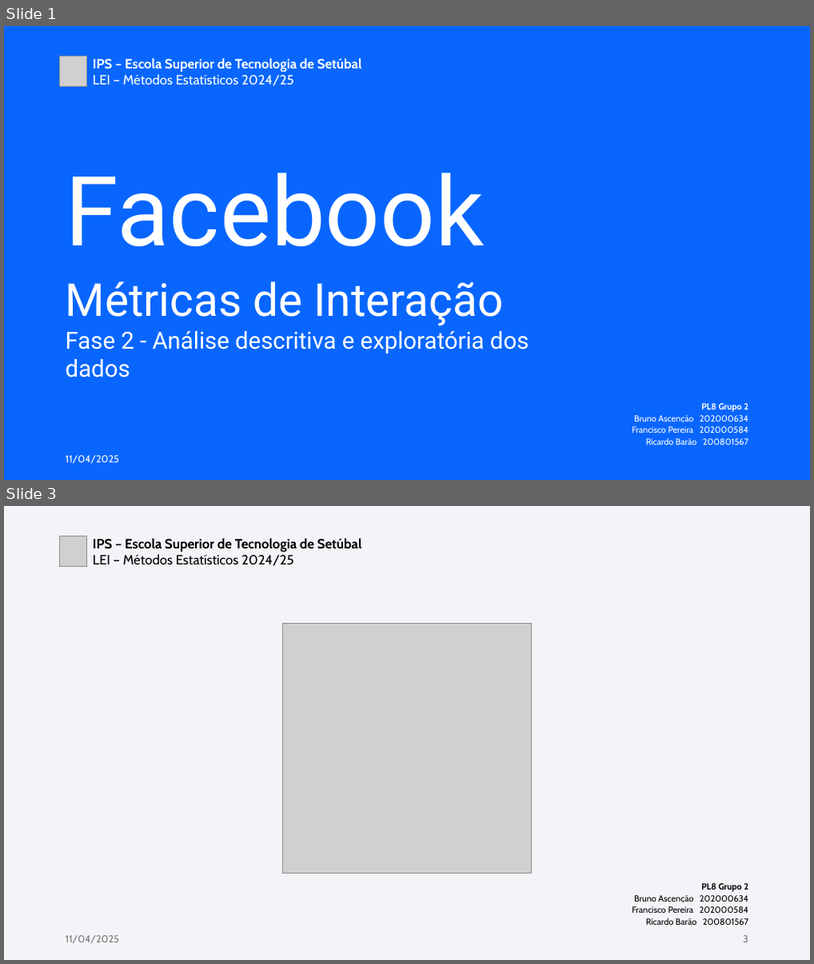
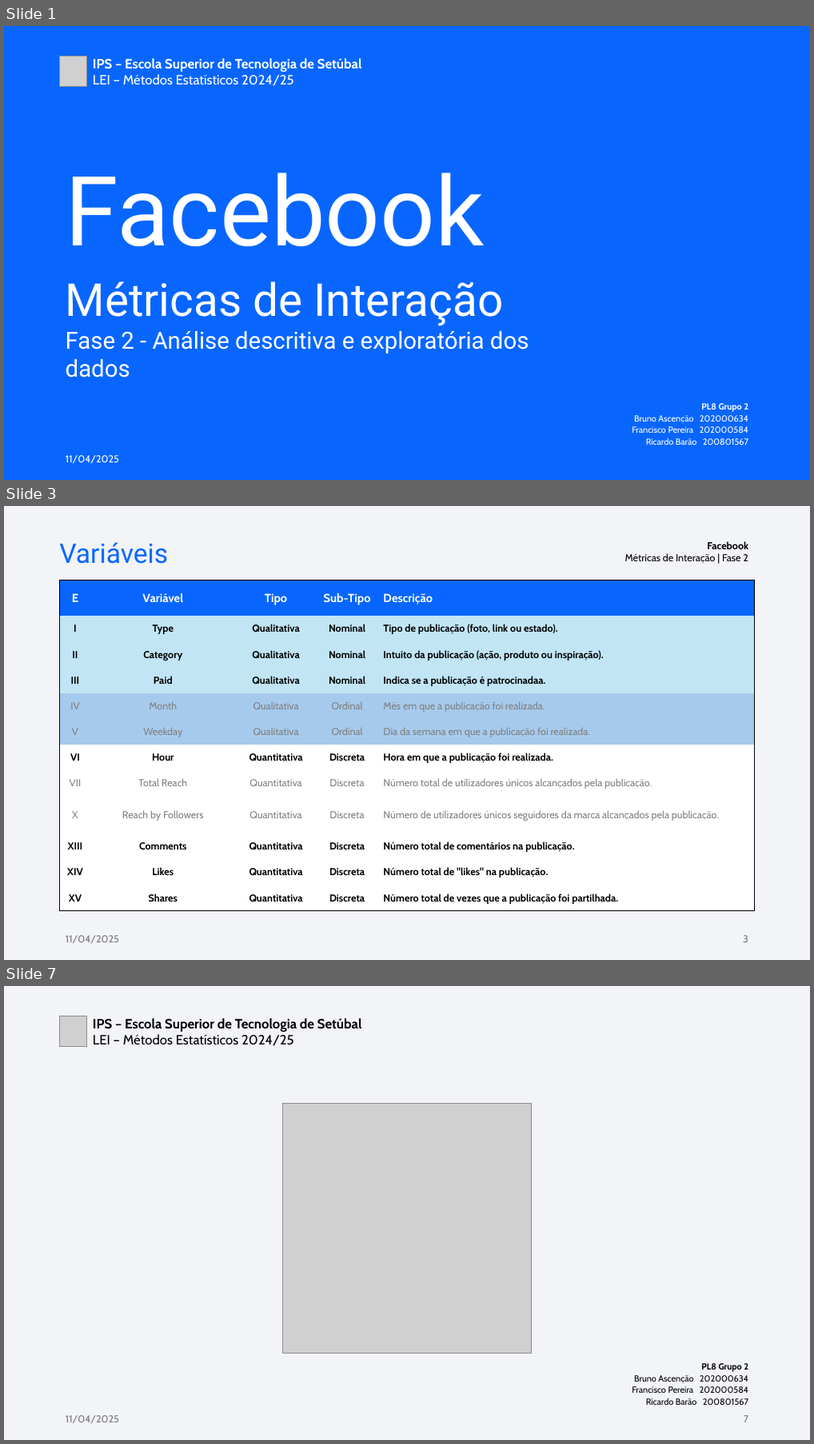
Before and after one commit to vM1sTiKe/LEI-ME-FB, a slide deck: Documents/ME-LEI 2024-2025 - FB Metrics - Phase 2.pptx. Shown one above the other, each under a label of ours: slides 1 and 3 before the commit, slides 1, 3 and 7 after it; the slides between them are not shown. The pictures are 814x964 and 814x1444 pixels, drawn with LibreOffice and Linux fonts; fonts in the diff are those of the drawing; grey boxes stand for pictures. Boxes give left, top, right and bottom in pixels: in the first picture for what was removed or moved away, otherwise in the second. Text is boxed around its words. In the diff, an @@ line names an element or a change of style, - is before the commit and + after.

```diff
--- a/Documents/ME-LEI 2024-2025 - FB Metrics - Phase 2.pptx
+++ b/Documents/ME-LEI 2024-2025 - FB Metrics - Phase 2.pptx
@@ slide 3 added at bbox=[4, 506, 810, 960], background #F2F4F7 @@
@@ text added at bbox=[59, 542, 168, 564], 32 pt, text #0866FF @@
+Variáveis
@@ text added at bbox=[626, 541, 749, 564], 12 pt, text #000000 @@
+Facebook
+Métricas de Interação | Fase 2
@@ table added at bbox=[60, 580, 754, 911], 12 rows, 5 columns @@
+E | Variável | Tipo | Sub-Tipo | Descrição
+I | Type | Qualitativa | Nominal | Tipo de publicação (foto, link ou estado).
+II | Category | Qualitativa | Nominal | Intuito da publicação (ação, produto ou inspiração).
+III | Paid | Qualitativa | Nominal | Indica se a publicação é patrocinadaa.
+IV | Month | Qualitativa | Ordinal | Mês em que a publicação foi realizada.
+V | Weekday | Qualitativa | Ordinal | Dia da semana em que a publicação foi realizada.
+VI | Hour | Quantitativa | Discreta | Hora em que a publicação foi realizada.
+VII | Total Reach | Quantitativa | Discreta | Número total de utilizadores únicos alcançados pela publicação.
+X | Reach by Followers | Quantitativa | Discreta | Número de utilizadores únicos seguidores da marca alcançados pela publicação.
+XIII | Comments | Quantitativa | Discreta | Número total de comentários na publicação.
+XIV | Likes | Quantitativa | Discreta | Número total de "likes" na publicação.
+XV | Shares | Quantitativa | Discreta | Número total de vezes que a publicação foi partilhada.
@@ text added at bbox=[66, 935, 119, 943], 12 pt, text #797979 @@
+11/04/2025
@@ page number added at bbox=[743, 935, 749, 942], 12 pt, text #797979 @@
+3
@@ what was slide 3 is now slide 7 @@
@@ page number at bbox=[744, 1415, 749, 1422]: text changed @@
-3
+7
```
Also in this commit, not shown: 1 slide changed, 3 other slides added, 4 other files.
